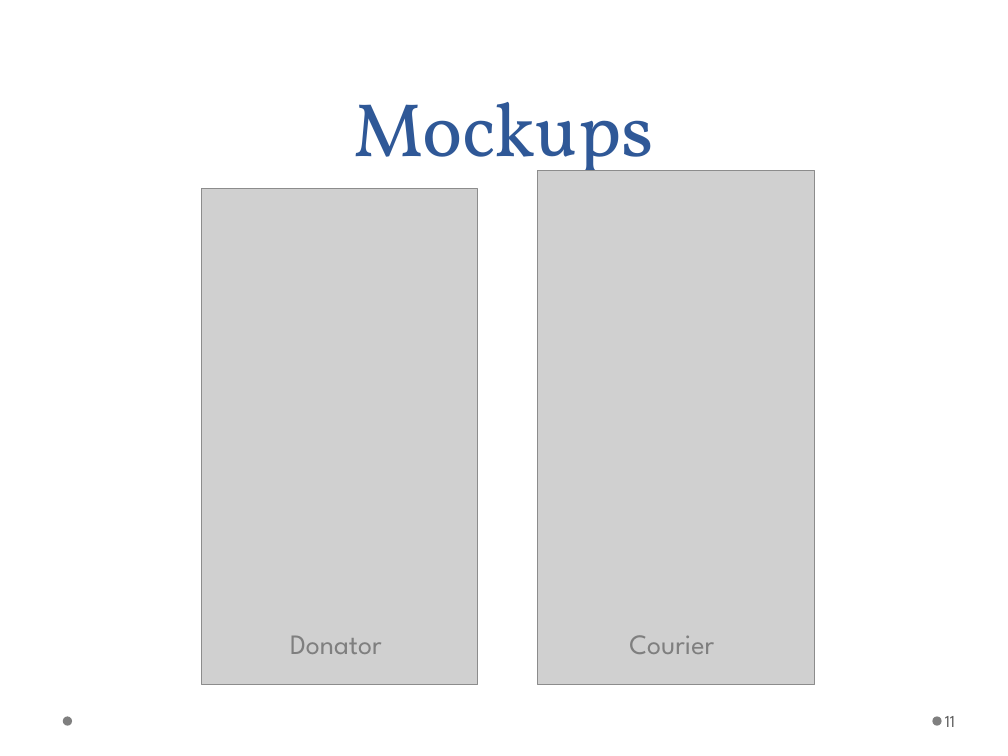
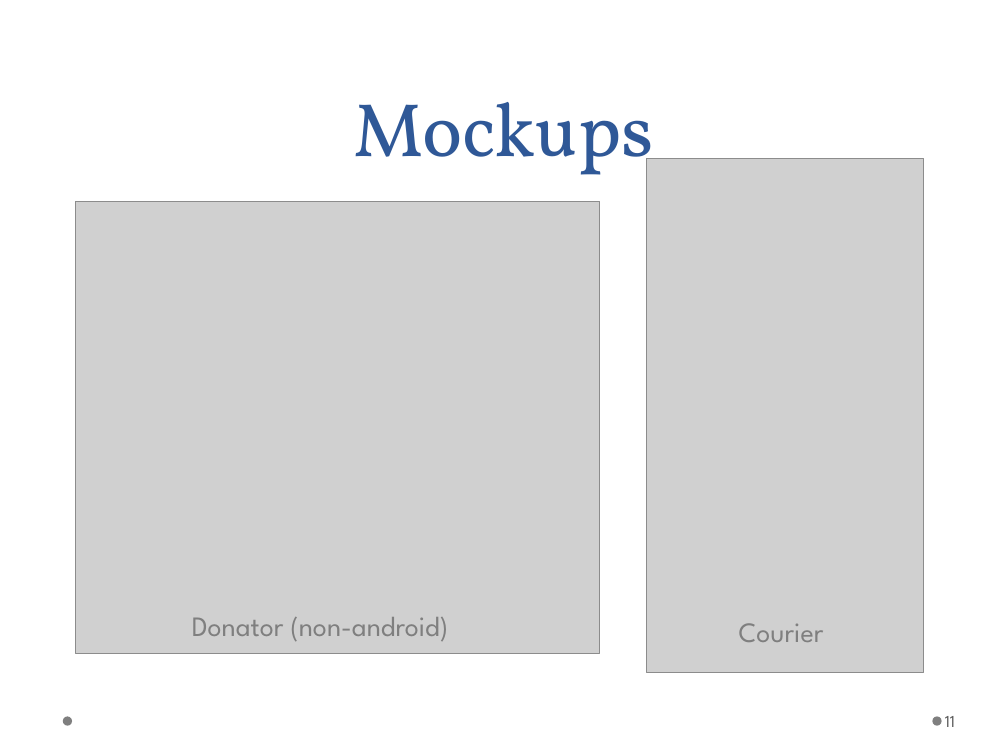
Before and after one commit to japacible/milk-banking-dispatch, a slide deck: slide 11 of presentations/final-presentation.ppt. Drawn at 1008x756 pixels with LibreOffice and Linux fonts; fonts in the diff are those of the drawing; grey boxes stand for pictures; background and template pictures are left out. Boxes give left, top, right and bottom in pixels: in the first picture for what was removed or moved away, otherwise in the second. Text is boxed around its words. In the diff, an @@ line names an element or a change of style, - is before the commit and + after.

Commit message:
Jim's presentations

```diff
--- a/presentations/final-presentation.ppt
+++ b/presentations/final-presentation.ppt
@@ picture: place and size @@
-picture at (537,170,814,684)
+picture at (647,158,924,672)
@@ picture: place and size @@
-picture at (202,190,478,685)
+picture at (76,201,600,652)
@@ text at (192,617,448,641): text changed @@
-Donator
+Donator (non-android)
@@ text "Courier": place and size @@
-text "Courier" at (629,635,714,654)
+text "Courier" at (739,623,824,642)
```
Also in this commit, not shown: 1 other file.
